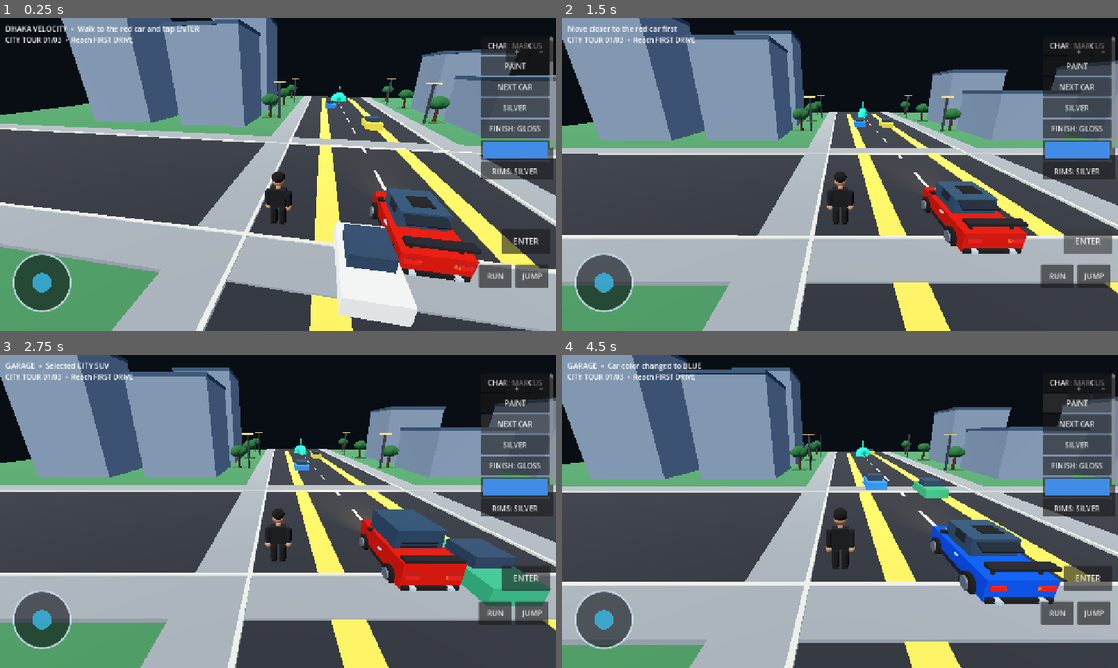
Above: before the commit, frames 1-4 (two rows, left to right).
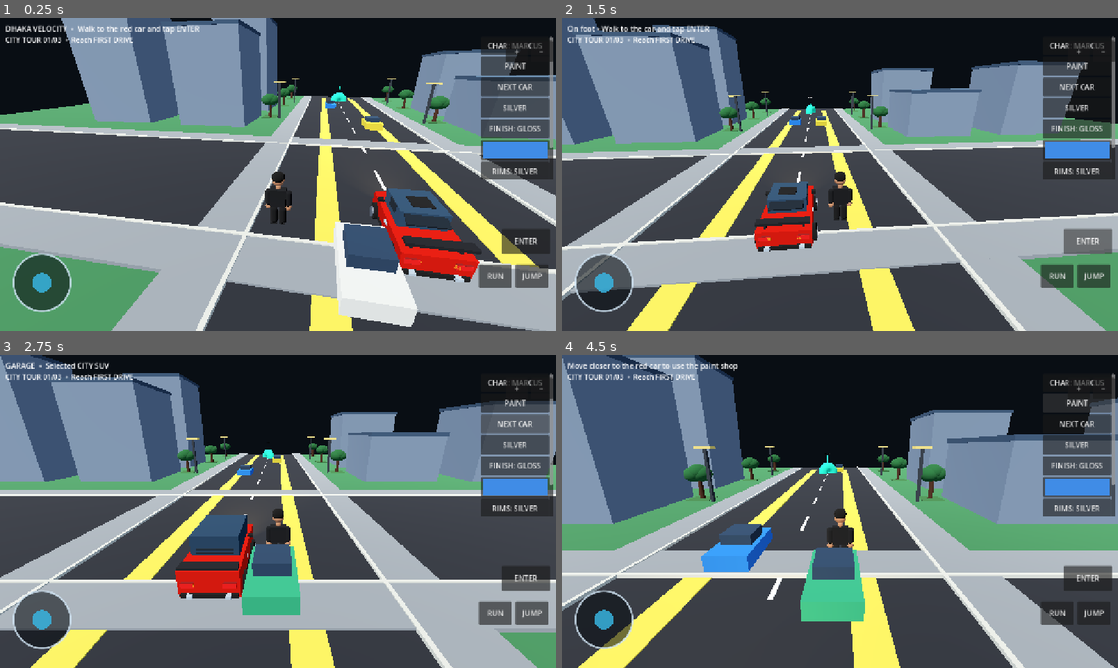
Above: after the commit, the same moments.

Repository: mahadihhassan8907-wq/Dhaka-Velocity-
Game: Godot game, scene res://Main.tscn
The game is run twice, just before and just after one commit, with the same random seed, the same clock (stepped at 60 frames per second) and the same inputs.
Inputs:
- Up to frame 1 (0.25 s): no input
- Up to frame 2 (1.5 s): click "ENTER" at 0.5 s; click "ENTER" (after the commit: "EXIT") at 1.25 s
- Up to frame 3 (2.75 s): click "NEXT CAR" at 2 s
- Up to frame 4 (4.5 s): click "NEXT CAR" at 2.75 s; click "CHAR: MARCUS" at 3.5 s; click "PAINT" at 4.25 s

The runs differ from the first frame. In frame 1, less than 0.1% of the frame differs, in the area x 92-97%, y 70-73%; in frame 2, 51%; in frame 3, 53%; in frame 4, 69%, in the area x 0-100%, y 0-100%.

Commit message:
Restore reliable touch enter button and remove restrictive enter distance gate

Diff:
--- a/Scripts/DhakaVelocity_v8.gd
+++ b/Scripts/DhakaVelocity_v8.gd
@@ -801,12 +801,10 @@
 	var back := _make_button("REV", 52)
 	var right := _make_button("▶", 52)
 	var brake := _make_button("BRAKE", 64)
-	# Use a standard Godot Button for enter/exit so Android GUI touch handles it reliably.
-	var enter := Button.new()
-	enter.text = "ENTER"
+	# Keep enter/exit on the same multi-touch button class as the other mobile controls.
+	var enter := _make_button("ENTER", 112)
 	enter.custom_minimum_size = Vector2(112, 58)
 	enter.size = Vector2(112, 58)
-	enter.add_theme_font_size_override("font_size", 19)
 	enter.focus_mode = Control.FOCUS_NONE
 	enter.mouse_filter = Control.MOUSE_FILTER_STOP
 	enter.set_anchors_preset(Control.PRESET_BOTTOM_RIGHT)
@@ -1134,7 +1132,9 @@
 		if enter_exit_button:
 			enter_exit_button.text = "ENTER"
 		status_label.text = "On foot • Walk to the car and tap ENTER"
-	elif player.global_position.distance_to(car.global_position) < 4.0:
+	else:
+		# Entering is always allowed from the on-foot state; avoid a distance gate
+		# that can strand the player when touch movement or camera direction differs.
 		driving = true
 		if enter_exit_button:
 			enter_exit_button.text = "EXIT"
@@ -1143,8 +1143,6 @@
 		if engine_audio and not engine_audio.playing:
 			engine_audio.play()
 		status_label.text = "Driving • Use arrows, ENTER to exit"
-	else:
-		status_label.text = "Move closer to the red car first"
 
 	_update_control_visibility()
 
